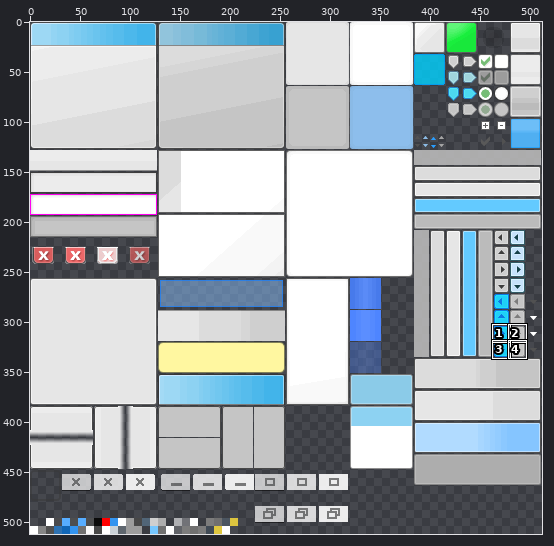
File history of a sprite sheet, OpenSauce/Halo1/Halo1_CE/Resources/OpenSauceUI/textures/OpenSauceUISkin.png. The first picture is a wide view before the edit; the outline marks the close-up.
Close-up. Earlier state:
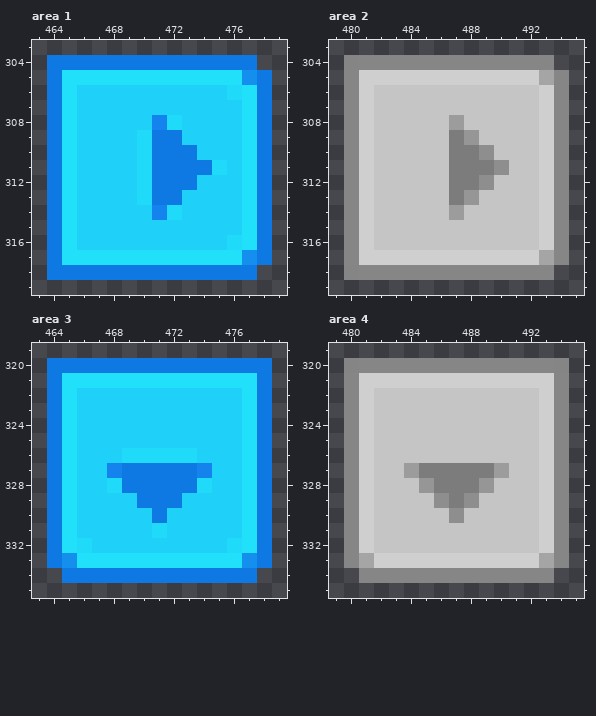
The file is 512x512 pixels. Pixels under 10% opacity are left out. Colours within 5 levels of each other are drawn and written as one. Shown: area 1: x 463..479, y 303..319; area 2: x 479..495, y 303..319; area 3: x 463..479, y 319..335; area 4: x 479..495, y 319..335. The commit also changed other parts of the picture, which this record leaves out.
The result:
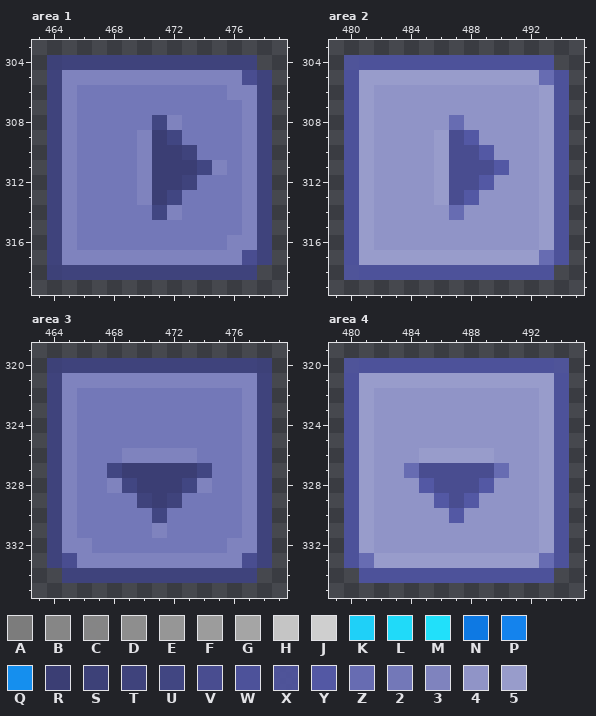
Palette (. is transparent): A #7c7c7c  B #868686  C #888888f5  D #8e8e8e  E #969696  F #9c9c9c  G #a5a5a5  H #c5c5c5  J #cfcfcf  K #1fd0f8  L #20daf9  M #21e0fa  N #0d7ae6fa  P #1483ed  Q #158fee  R #3b3e74  S #3d417af5  T #3f437c  U #414682  V #494d90  W #4d529a  X #4f549cf5  Y #5358a4  Z #676cb2  2 #7378b8  3 #7f83be  4 #9094c7  5 #989ccb
Difference:
Changed rows in their new state; - is an unchanged pixel.
Area 1:
first column x 464:
304 STTTTTTTTTTTTT-
305 T333333333333VT
306 T3222222222233T
307 T3222222222223T
308 T322222U322223T
309 T322223RU22223T
310 T322223RRT2223T
311 T322223RRRU323T
312 T322223RRT2223T
313 T322223RU22223T
314 T322222U322223T
315 T3222222222223T
316 T3222222222233T
317 T333333333333VT
318 STTTTTTTTTTTTT-
Area 2:
first column x 480:
304 XWWWWWWWWWWWWW-
305 W555555555555ZW
306 W5444444444445W
307 W5444444444445W
308 W544444Z444445W
309 W544445VY44445W
310 W544445VVY4445W
311 W544445VVVY445W
312 W544445VVY4445W
313 W544445VY44445W
314 W544444Z444445W
315 W5444444444445W
316 W5444444444445W
317 W555555555555ZW
318 XWWWWWWWWWWWWW-
Area 3:
first column x 464:
320 STTTTTTTTTTTTTS
321 T3333333333333T
322 T3222222222223T
323 T3222222222223T
324 T3222222222223T
325 T3222222222223T
326 T3222333332223T
327 T322URRRRRU223T
328 T3223URRRU3223T
329 T32222TRT22223T
330 T322222U222223T
331 T3222223222223T
332 T3322222222233T
333 TV33333333333VT
334 -TTTTTTTTTTTTT-
Area 4:
first column x 480:
320 XWWWWWWWWWWWWWX
321 W5555555555555W
322 W5444444444445W
323 W5444444444445W
324 W5444444444445W
325 W5444444444445W
326 W5444555554445W
327 W544ZVVVVVZ445W
328 W5444YVVVY4445W
329 W54444YVY44445W
330 W544444Y444445W
331 W5444444444445W
332 W5444444444445W
333 WZ55555555555ZW
334 -WWWWWWWWWWWWW-
Pixel boxes of the changes (left, top, right, bottom) in both close-ups:
changed: (47, 55, 272, 280)
changed: (344, 55, 569, 280)
changed: (47, 358, 272, 583)
changed: (344, 358, 569, 583)
